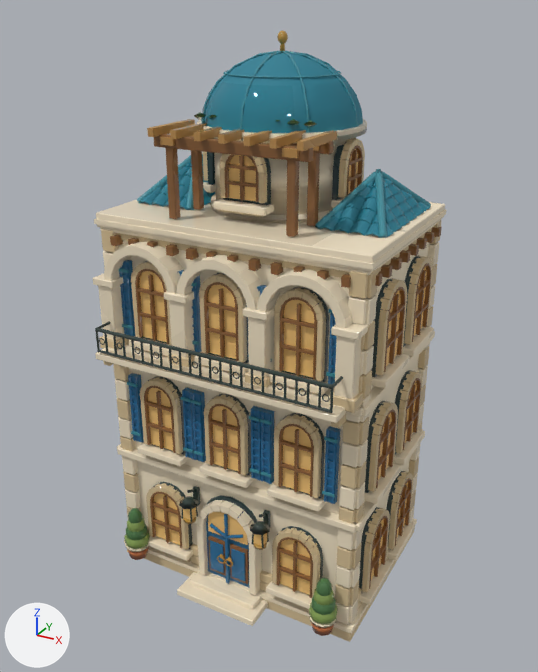
Before and after pictures for a commit that changed the Blender file art/blender-city/models/harbor/tower_3/source.blend.
Rendered twice from a camera (50 mm lens) standing at (1.065, -1.969, 1.816) and looking at (-0.006, -0.022, 0.843). Arrows for +X, +Y and +Z are at lower left; the lights stay in place. The first picture is the older version.

The scene before the commit, as lines of its bpy script (objects in view):
```python
me_harbor_tower_3_mesh = bpy.data.meshes.new('harbor_tower_3_mesh')
me_harbor_tower_3_mesh.from_pydata(...)  # 26188 vertices, 20746 faces; spans x -0.47..0.47, y -0.41..0.41, z 0.0..1.76
# faces by material slot: [19799, 507, 440]
me_harbor_tower_3_mesh.materials.append(mat_harbor_tower_3___solid)
me_harbor_tower_3_mesh.materials.append(mat_harbor_tower_3___warm_window_glass)
me_harbor_tower_3_mesh.materials.append(mat_harbor_tower_3___water_foliage)
ob_harbor_tower_3_geometry = bpy.data.objects.new('harbor_tower_3_geometry', me_harbor_tower_3_mesh)
ob_harbor_tower_3_geometry.parent = ob_harbor_tower_3
ob_harbor_tower_3_geometry.location = (0.0, 0.0, 0.0)
```
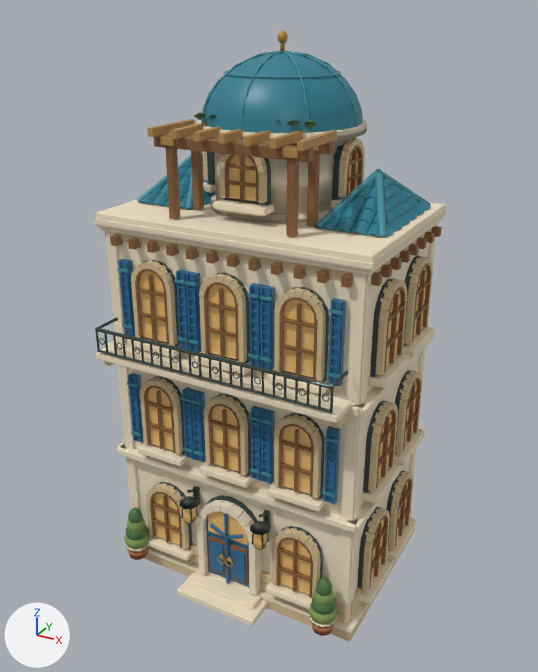
Boxes [x1, y1, x2, y2] around the edits, measured in the pictures (538 x 672 px):
'harbor_tower_3_geometry', reshaped: before [93, 30, 446, 642]; after [94, 30, 446, 642]
part 1 of me_harbor_tower_3_mesh, deleted (beige): before [93, 242, 439, 607]
part 2 of me_harbor_tower_3_mesh, cut back: before [101, 220, 442, 625]; after [105, 224, 437, 623]
part 3 of me_harbor_tower_3_mesh, surface changed: [97, 30, 442, 635] in both

Edits to the bpy script that builds the scene:
```text
Change me_harbor_tower_3_mesh:
    used by ob_harbor_tower_3_geometry; parent = ob_harbor_tower_3; location = (0.0, 0.0, 0.0)
    remove me_harbor_tower_3_mesh.from_pydata(...)  # 26188 vertices, 20746 faces; spans x -0.47..0.47, y -0.41..0.41, z 0.0..1.76
    add me_harbor_tower_3_mesh.from_pydata(...)  # 22652 vertices, 16974 faces; spans x -0.47..0.47, y -0.41..0.41, z 0.0..1.76
    me_harbor_tower_3_mesh part 1: 148 loose pieces with 3072 vertices, spanning x -0.44..0.44, y -0.35..0.31, z 0.13..1.19, are deleted
    me_harbor_tower_3_mesh part 2: 34 vertices moved within x -0.43..0.43, y -0.29..0.33, z 0.06..1.38; 496 vertices removed from x -0.44..0.44, y -0.3..0.31, z 0.06..1.21; 32 vertices added at x -0.42..0.42, y -0.29..0.29, z 0.06..1.21
    me_harbor_tower_3_mesh part 3: 16773 kept faces spanning x -0.47..0.47, y -0.41..0.41, z 0.0..1.76 get new texture (UV) coordinates
```
